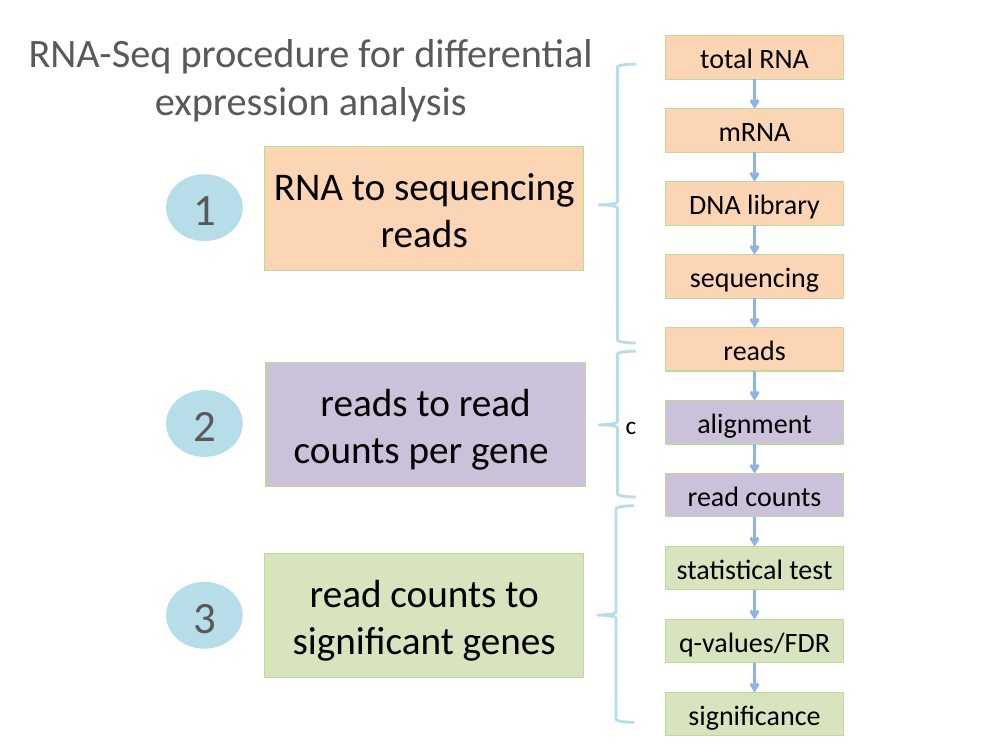
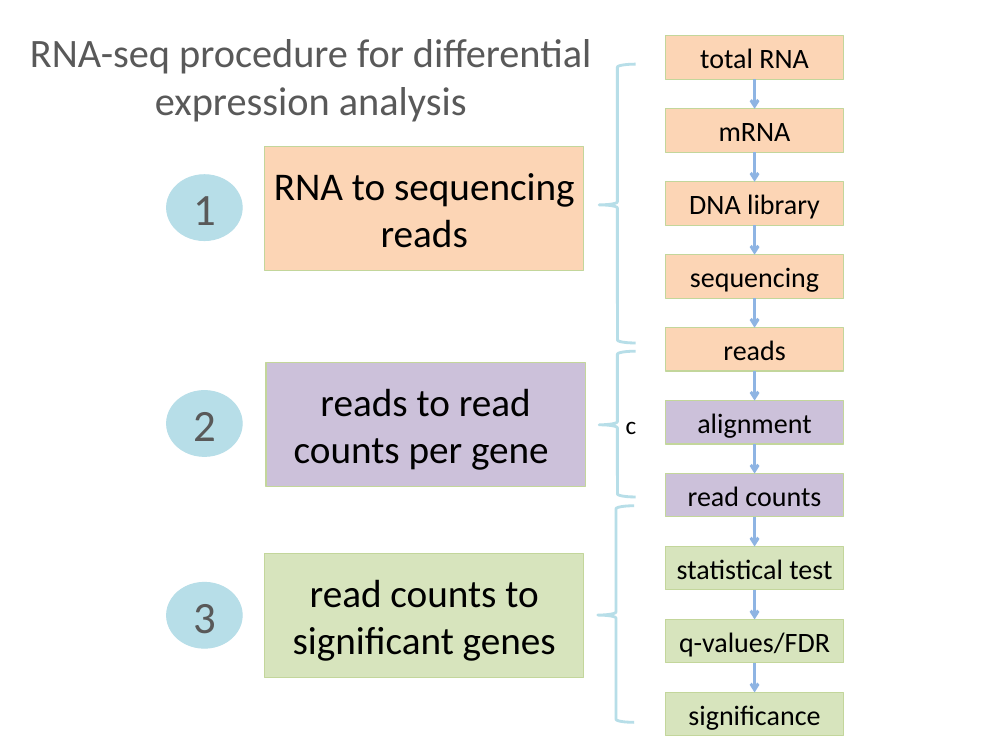
Before and after one commit to liu3zhenlab/teaching, a slide deck: slide 6 of PLPTH813Bioinformatis/2023/lectures/lecture16_DE.pptx. Drawn at 1008x756 pixels with LibreOffice and Linux fonts; fonts in the diff are those of the drawing. Boxes give left, top, right and bottom in pixels: in the first picture for what was removed or moved away, otherwise in the second. Text is boxed around its words. In the diff, an @@ line names an element or a change of style, - is before the commit and + after.

```diff
--- a/PLPTH813Bioinformatis/2023/lectures/lecture16_DE.pptx
+++ b/PLPTH813Bioinformatis/2023/lectures/lecture16_DE.pptx
@@ title at (30,39,591,122): text changed @@
-RNA-Seq procedure for differential expression analysis
+RNA-seq procedure for differential expression analysis
```
Also in this commit, not shown: 14 other slides changed, 1 slide added, 4 other files.
